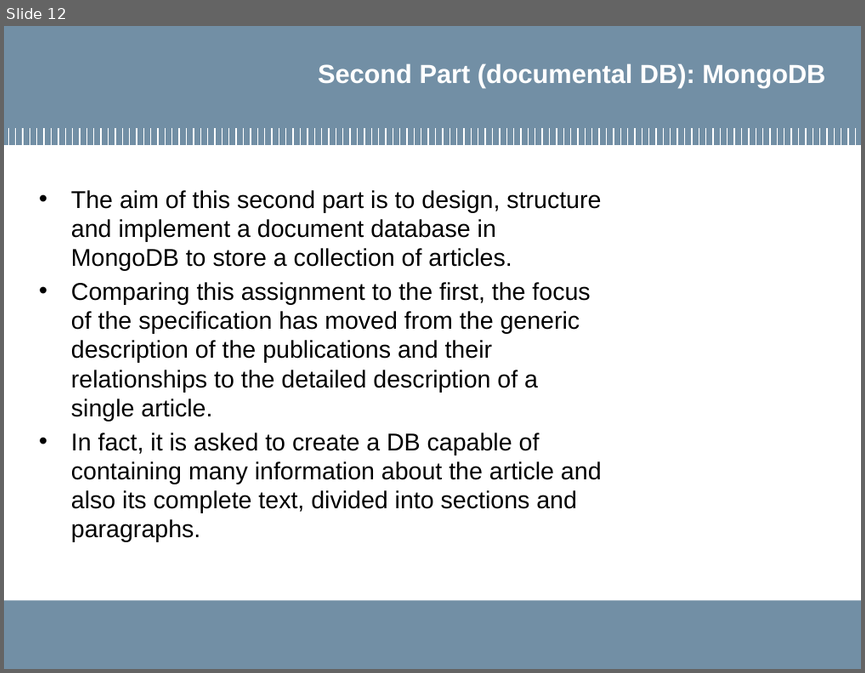
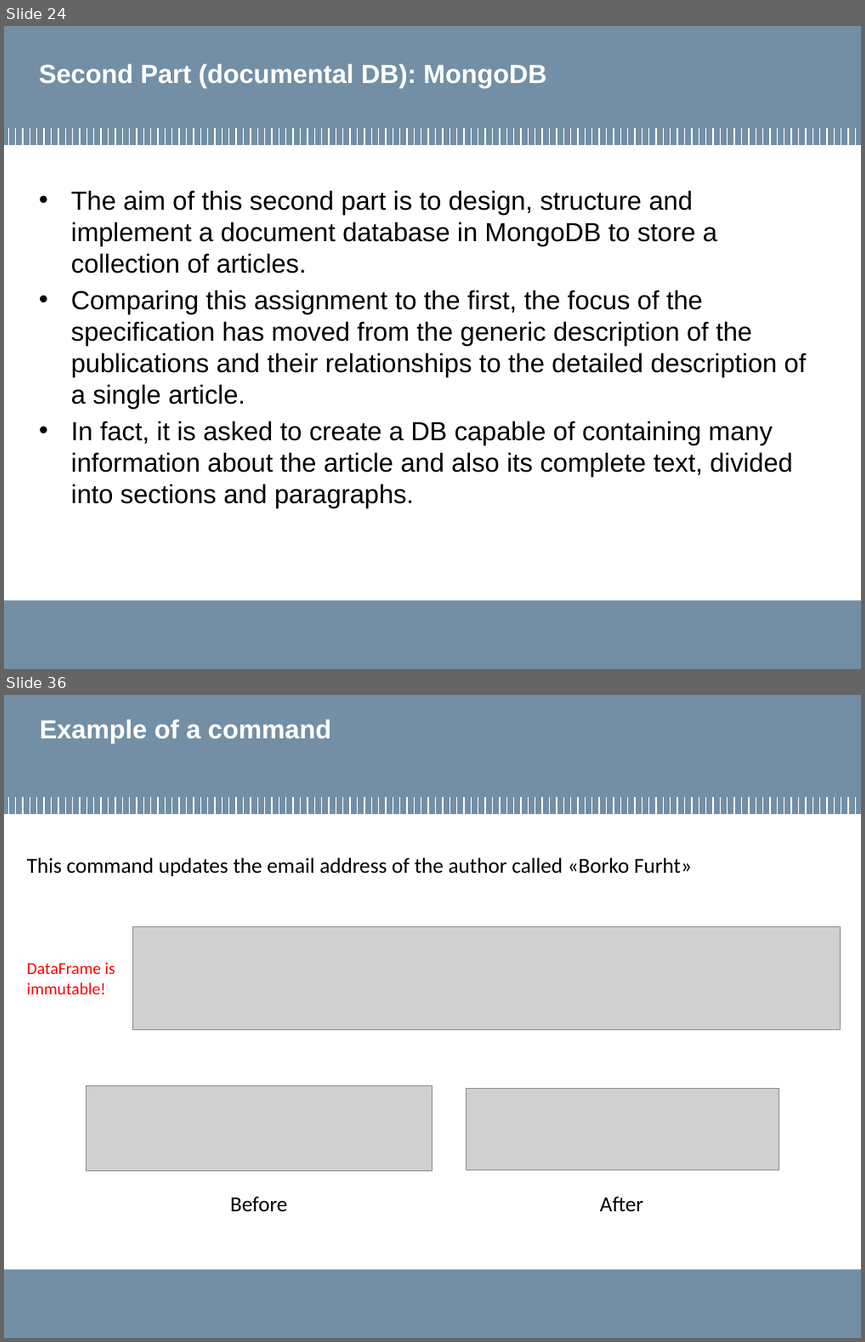
Before and after one commit to MarcoLucaPrevitera/BigData-Project, a slide deck: Presentation/FinalPresentation.pptx. Shown one above the other, each under a label of ours: slide 12 before the commit, slides 24 and 36 after it; the slides between them are not shown. The pictures are 865x673 and 865x1342 pixels, drawn with LibreOffice and Linux fonts; fonts in the diff are those of the drawing; grey boxes stand for pictures; background and template pictures are left out. Boxes give left, top, right and bottom in pixels: in the first picture for what was removed or moved away, otherwise in the second. Text is boxed around its words. In the diff, an @@ line names an element or a change of style, - is before the commit and + after.

```diff
--- a/Presentation/FinalPresentation.pptx
+++ b/Presentation/FinalPresentation.pptx
@@ slide 36 added at (4,695,861,1338), background #FFFFFF; not listed: 122 template elements that a slide beside it also shows @@
@@ title added at (40,719,331,743), 22 pt, text #FFFFFF, bold @@
+Example of a command
@@ text added at (27,857,692,876), 18 pt, text #000000 @@
+This command updates the email address of the author called «Borko Furht»
@@ picture added at (132,926,840,1030) @@
@@ text added at (27,962,115,994), 14 pt, text #FF0000 @@
+DataFrame is immutable!
@@ picture added at (86,1086,432,1170) @@
@@ picture added at (466,1089,778,1169) @@
@@ text added at (230,1196,287,1211), 18 pt, text #000000 @@
+Before
@@ text added at (600,1196,643,1211), 18 pt, text #000000 @@
+After
@@ rectangle added at (4,1287,323,1323), fill #728FA5 @@
@@ what was slide 12 is now slide 24 @@
@@ slide 24 changed as well @@
@@ title "Second Part (documental DB): MongoDB" at (39,63,546,87): alignment right to left @@
@@ text "The aim of this second ..." at (71,190,806,507): size 20.4 to 22 pt @@
```
Also in this commit, not shown: 9 other slides changed, 23 other slides added, 6 slides removed, 10 other files.
